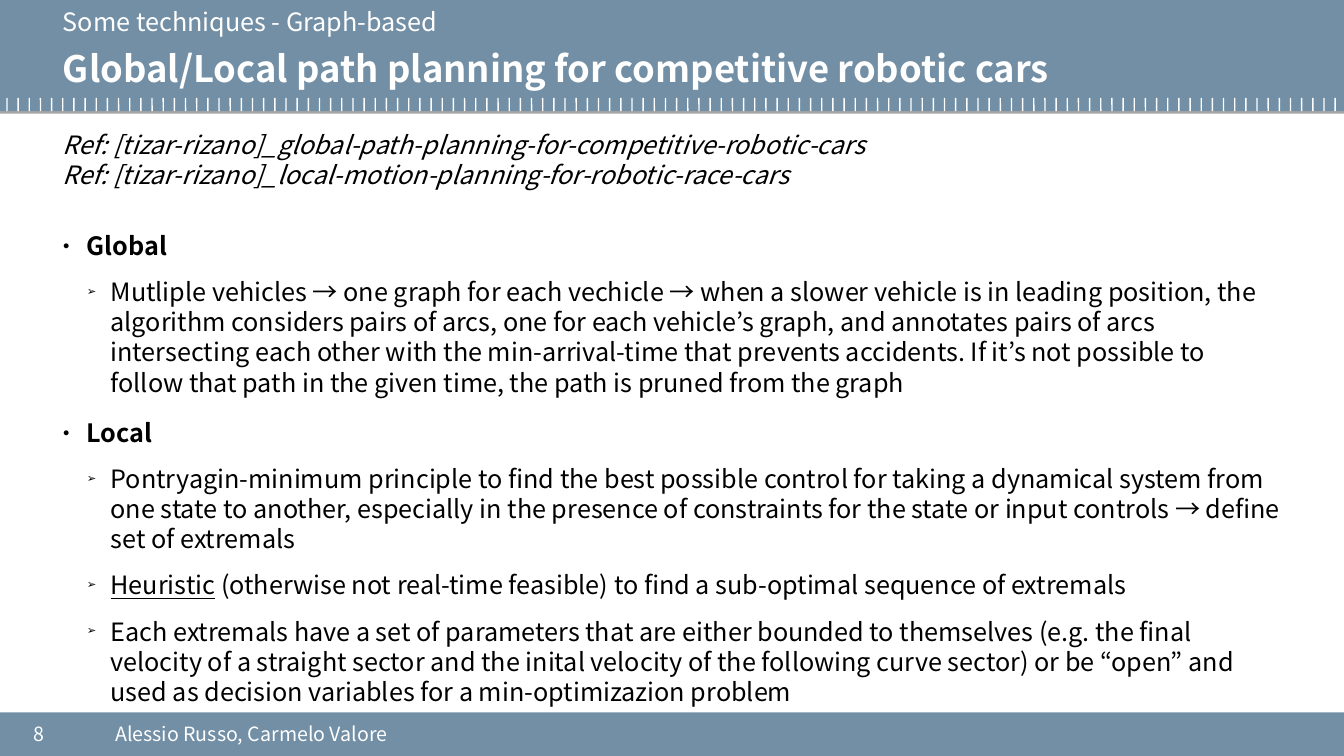
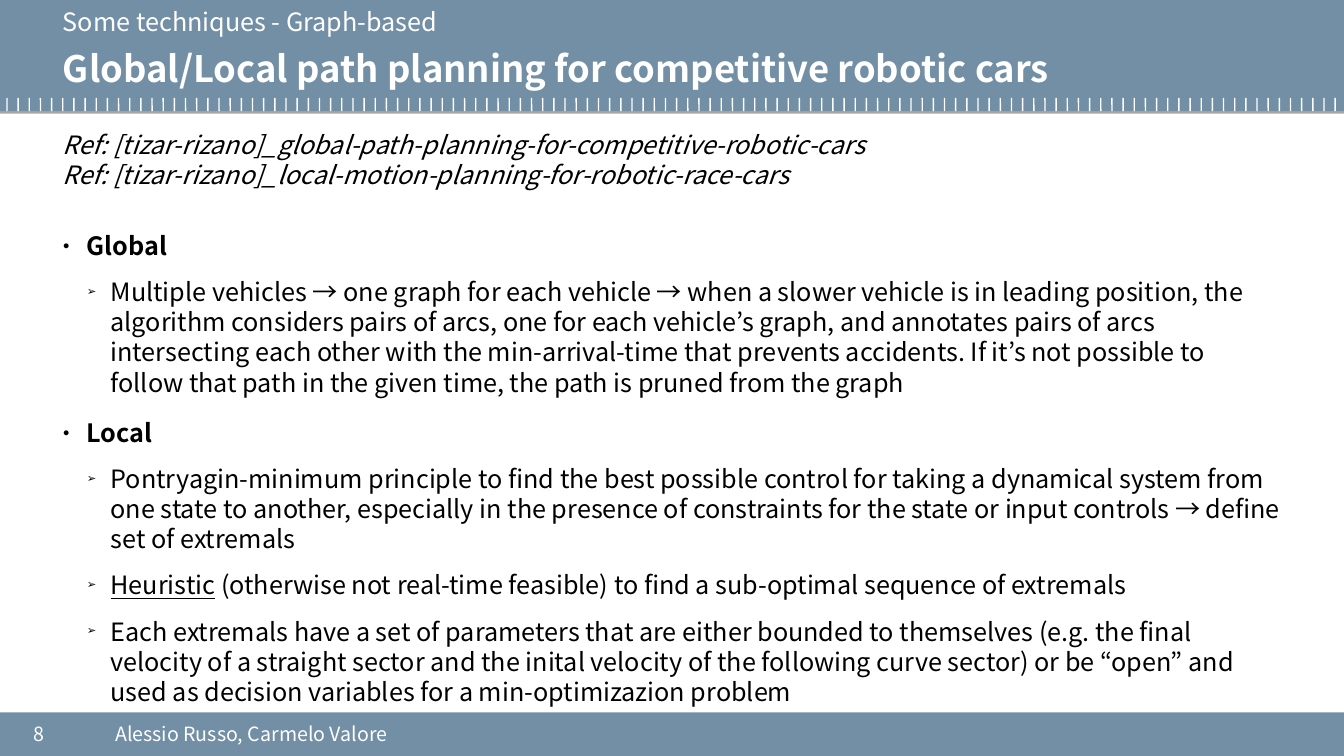
Before and after one commit to cvalore/mida2-project, a slide deck: slide 8 of presentazione_06-05-2020.odp. Drawn at 1344x756 pixels with LibreOffice and Linux fonts; fonts in the diff are those of the drawing; background and template pictures are left out. Boxes give left, top, right and bottom in pixels: in the first picture for what was removed or moved away, otherwise in the second. Text is boxed around its words. In the diff, an @@ line names an element or a change of style, - is before the commit and + after.

Commit message:
presentation

```diff
--- a/presentazione_06-05-2020.odp
+++ b/presentazione_06-05-2020.odp
@@ text at [111,280,1243,398]: text changed @@
-  ➢ Mutliple vehicles → one graph for each vechicle → when a slower vehicle is in leading position, the algorithm considers pairs of arcs, one for each vehicle’s graph, and annotates pairs of arcs intersecting each other with the min-arrival-time that prevents accidents. If it’s not possible to follow that path in the given time, the path is pruned from the graph
+  ➢ Multiple vehicles → one graph for each vehicle → when a slower vehicle is in leading position, the algorithm considers pairs of arcs, one for each vehicle’s graph, and annotates pairs of arcs intersecting each other with the min-arrival-time that prevents accidents. If it’s not possible to follow that path in the given time, the path is pruned from the graph
```
Also in this commit, not shown: 8 other slides changed, 5 slides added, 1 slide removed.
